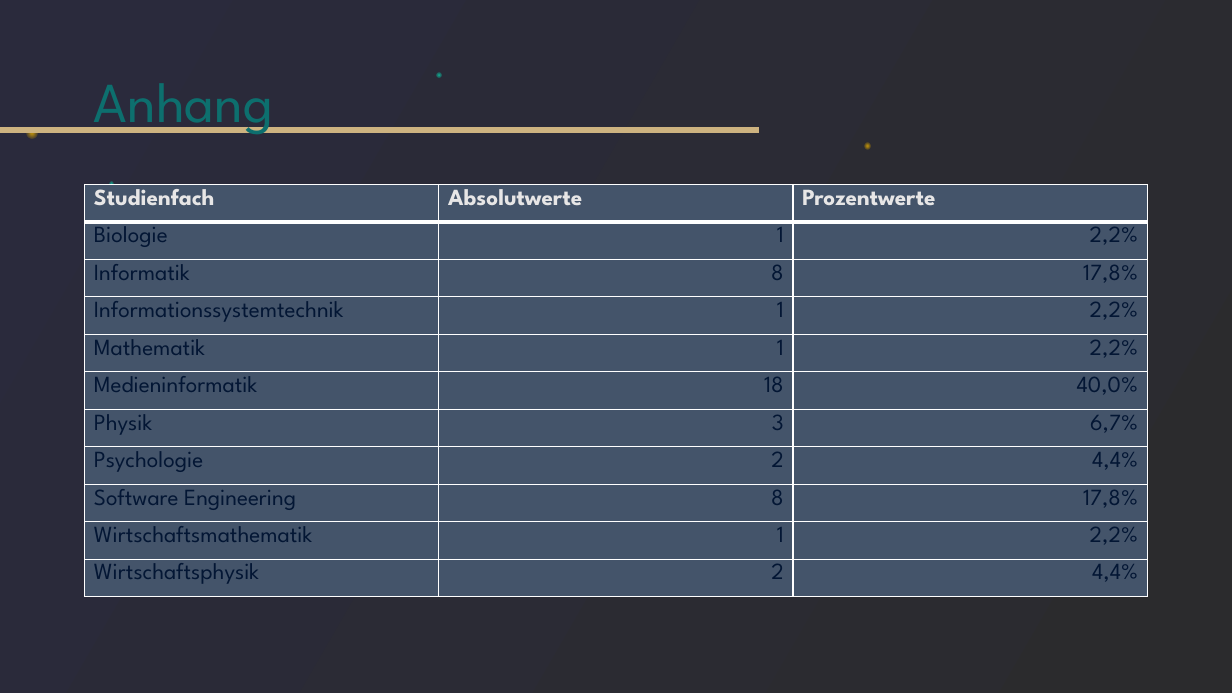
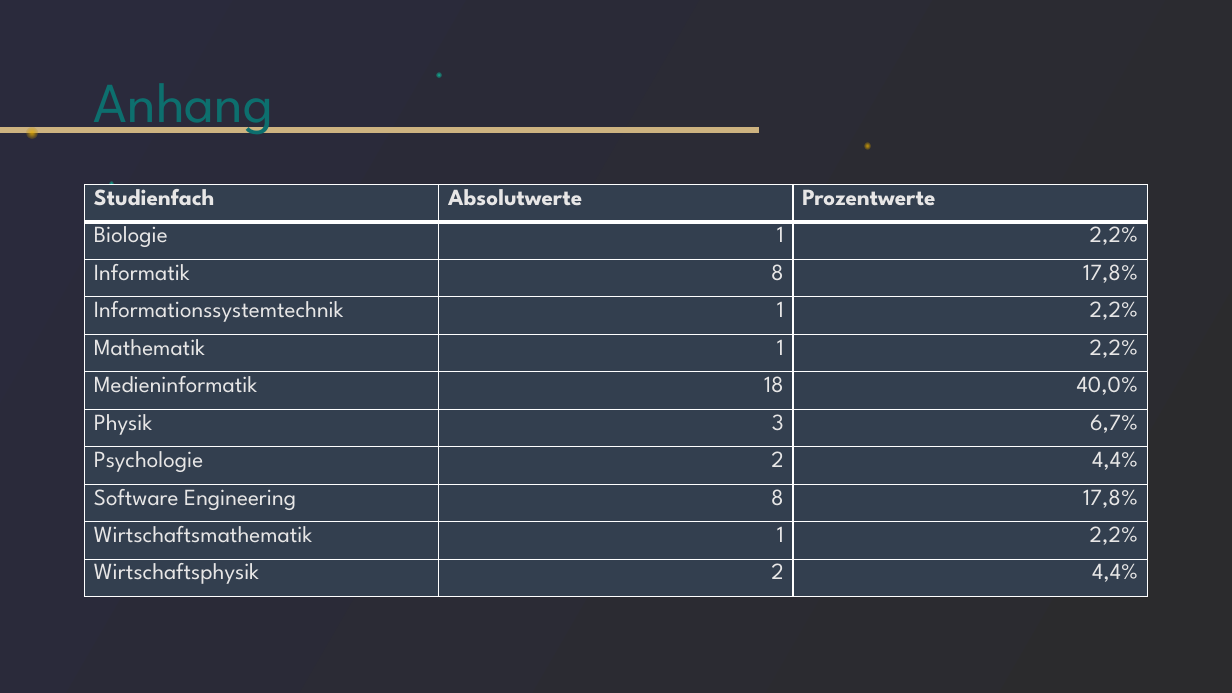
Before and after one commit to tlahmann/mci-af, a slide deck: slide 40 of presentation/Resync Studie.pptx. Drawn at 1232x693 pixels with LibreOffice and Linux fonts; fonts in the diff are those of the drawing. Boxes give left, top, right and bottom in pixels: in the first picture for what was removed or moved away, otherwise in the second. Text is boxed around its words. In the diff, an @@ line names an element or a change of style, - is before the commit and + after.

```diff
--- a/presentation/Resync Studie.pptx
+++ b/presentation/Resync Studie.pptx
@@ table at (85,185,1147,597) @@
@@ fill #44546A to #333F50 in 33 cells @@
@@ text colour #031634 to #E7E6E6 in "Biologie", "1", "2,2%", "Informatik" and 26 more places @@
```
Also in this commit, not shown: 15 other slides changed.
